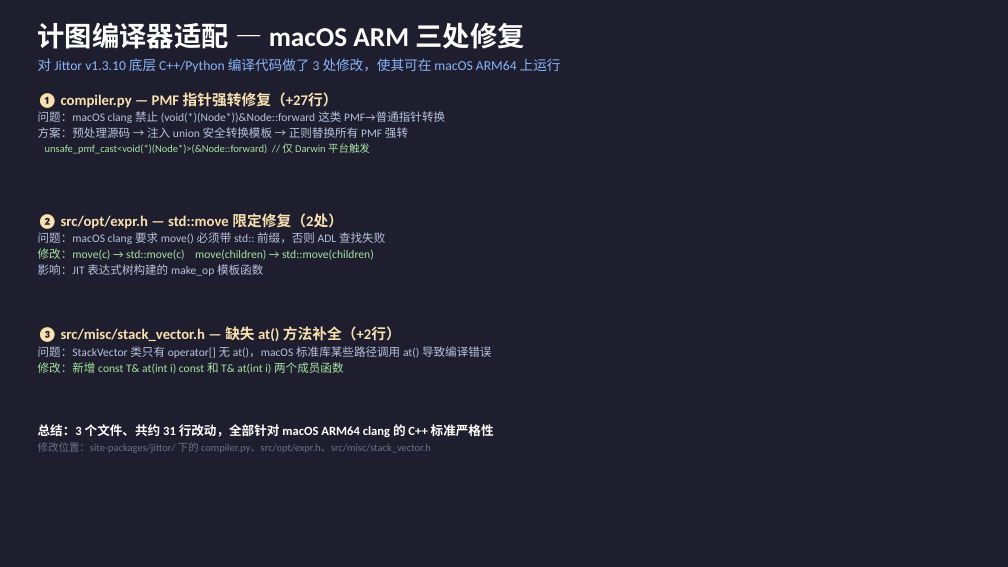
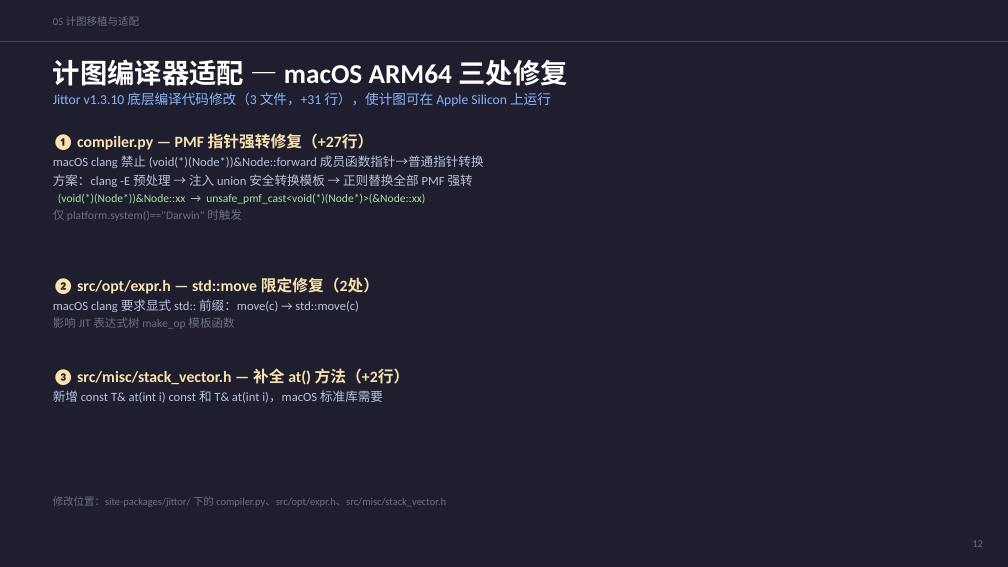
Before and after one commit to penguinand/LEAD-, a slide deck: slide 12 of LEAD_Reproduction_Report.pptx (slide 9 before the commit). Drawn at 1008x567 pixels with LibreOffice and Linux fonts; fonts in the diff are those of the drawing. Boxes give left, top, right and bottom in pixels: in the first picture for what was removed or moved away, otherwise in the second. Text is boxed around its words. In the diff, an @@ line names an element or a change of style, - is before the commit and + after.

```diff
--- a/LEAD_Reproduction_Report.pptx
+++ b/LEAD_Reproduction_Report.pptx
@@ text added at [53,16,139,26], 10 pt, text #6C7086 @@
+05 计图移植与适配
@@ line added from (0, 42) to (1008, 42), #45475A 0.5 pt @@
@@ text at [53,59,567,86]: text changed @@
-计图编译器适配 — macOS ARM 三处修复
+计图编译器适配 — macOS ARM64 三处修复
@@ text at [53,92,551,107]: text changed @@
-对 Jittor v1.3.10 底层 C++/Python 编译代码做了 3 处修改，使其可在 macOS ARM64 上运行
+Jittor v1.3.10 底层编译代码修改（3 文件，+31 行），使计图可在 Apple Silicon 上运行
@@ text "❶ compiler.py — PMF 指针强转修复（+27行）": place and size @@
-text "❶ compiler.py — PMF 指针强转修复（+27行）" at [38,92,445,154]
+text "❶ compiler.py — PMF 指针强转修复（+27行）" at [53,133,484,221]
@@ text at [53,133,374,152]: size 14 to 15 pt in "❶ compiler.py — PMF 指针强转修复（+27行）"; more space between paragraphs @@
@@ text at [53,155,484,221]: text changed @@
-问题：macOS clang 禁止 (void(*)(Node*))&Node::forward 这类 PMF→普通指针转换
-方案：预处理源码 → 注入 union 安全转换模板 → 正则替换所有 PMF 强转
-unsafe_pmf_cast<void(*)(Node*)>(&Node::forward) // 仅 Darwin 平台触发
+macOS clang 禁止 (void(*)(Node*))&Node::forward 成员函数指针→普通指针转换
+方案：clang -E 预处理 → 注入 union 安全转换模板 → 正则替换全部 PMF 强转
+(void(*)(Node*))&Node::xx → unsafe_pmf_cast<void(*)(Node*)>(&Node::xx)
+仅 platform.system()=="Darwin" 时触发
@@ text "❷ src/opt/expr.h — std::move 限定修复（2处）": place and size @@
-text "❷ src/opt/expr.h — std::move 限定修复（2处）" at [38,213,385,276]
+text "❷ src/opt/expr.h — std::move 限定修复（2处）" at [53,277,379,329]
@@ text at [53,299,359,329]: text changed; size 11 to 12 pt @@
-问题：macOS clang 要求 move() 必须带 std:: 前缀，否则 ADL 查找失败
-修改：move(c) → std::move(c) move(children) → std::move(children)
-影响：JIT 表达式树构建的 make_op 模板函数
+macOS clang 要求显式 std:: 前缀：move(c) → std::move(c)
+影响 JIT 表达式树 make_op 模板函数
@@ text at [53,277,379,296]: size 14 to 15 pt in "❷ src/opt/expr.h — std::move 限定修复（2处）"; more space between paragraphs @@
@@ text at [53,368,410,403]: text changed; size 11 to 12 pt @@
-❸ src/misc/stack_vector.h — 缺失 at() 方法补全（+2行）
-问题：StackVector 类只有 operator[] 无 at()，macOS 标准库某些路径调用 at() 导致编译错误
-修改：新增 const T& at(int i) const 和 T& at(int i) 两个成员函数
+❸ src/misc/stack_vector.h — 补全 at() 方法（+2行）
+新增 const T& at(int i) const 和 T& at(int i)，macOS 标准库需要
@@ text at [38,424,494,437]: paragraph removed @@
-总结：3 个文件、共约 31 行改动，全部针对 macOS ARM64 clang 的 C++ 标准严格性
@@ text "修改位置：site-packages/jittor/ 下的 compiler.py、src/opt/expr.h、src ...": place and size @@
-text "修改位置：site-packages/jittor/ 下的 compiler.py、src/opt/expr.h、src ..." at [38,424,494,453]
+text "修改位置：site-packages/jittor/ 下的 compiler.py、src/opt/expr.h、src ..." at [53,496,446,507]
@@ text "修改位置：site-packages/jittor/ 下的 compiler.py、src/opt/expr.h、src ..." at [53,496,446,507]: less space between paragraphs @@
@@ text added at [972,540,983,547], 10 pt, text #6C7086 @@
+12
```
Also in this commit, not shown: 6 other slides changed, 10 slides added, 5 slides removed.
